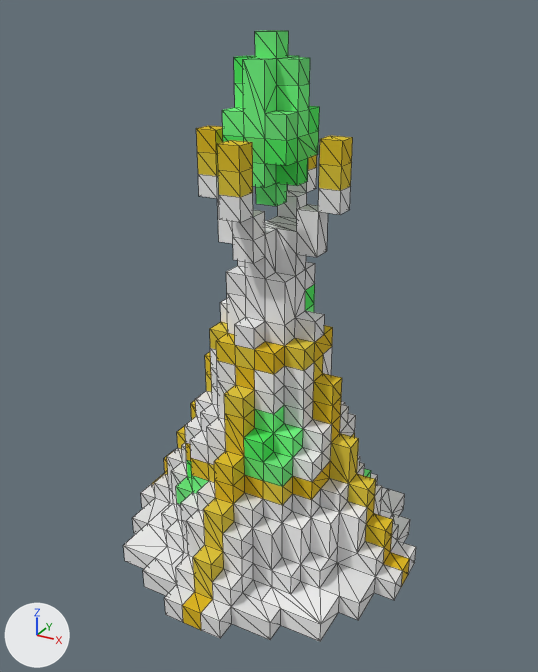
The OBJ model 3d models/Towers/.obj/Mage Tower/Plains Mage Tower.obj: old version first, new version second.
One viewpoint serves both versions: a 50 mm lens placed at (1.61, -2.9, 0.58), pointed at (0.06, -0.09, -0.83). Every picture has the same lights, and +X, +Y and +Z are marked at lower left. Mesh edges are drawn as thin lines. Where no turn or scale is listed for an object, it has been applied to the vertices. Vertices at the same position are counted once.

Objects in the first picture: 'Untitled'.
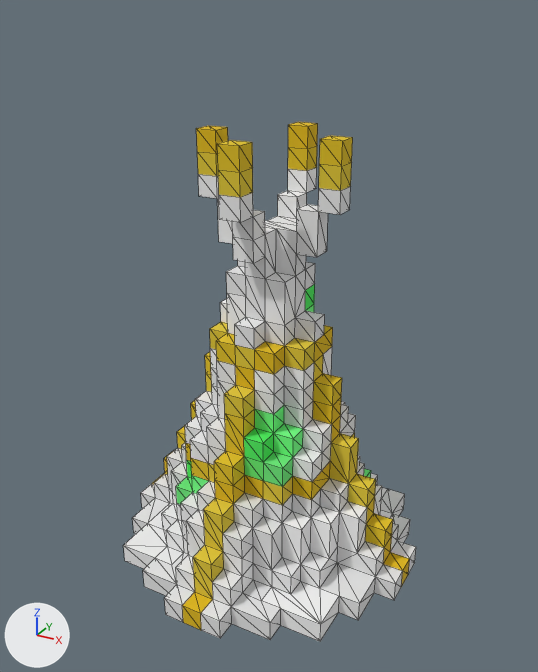
Changed parts and their boxes (x1, y1, x2, y2) in the pictures (538 x 672 px):
'Untitled', reshaped (15% shorter): before (123, 30, 416, 641); after (123, 122, 416, 641)
part 1 of me_untitled, deleted (green): before (222, 30, 320, 206)

Patch to the scene script:
```diff
--- a/3d models/Towers/.obj/Mage Tower/Plains Mage Tower.obj.py
+++ b/3d models/Towers/.obj/Mage Tower/Plains Mage Tower.obj.py
@@ me_untitled @@
 me_untitled.from_pydata(...)  # 865 vertices, 1722 faces; spans x -0.7..0.8, y -0.8..0.7, z -2.0..0.5
 # used by ob_untitled; location = (0.0, 0.0, 0.0)
+# me_untitled part 1: the loose piece of 86 vertices spanning x -0.1..0.2, y -0.2..0.1, z -0.2..0.5 is deleted
 me_untitled.materials.append(mat_palette)
```
